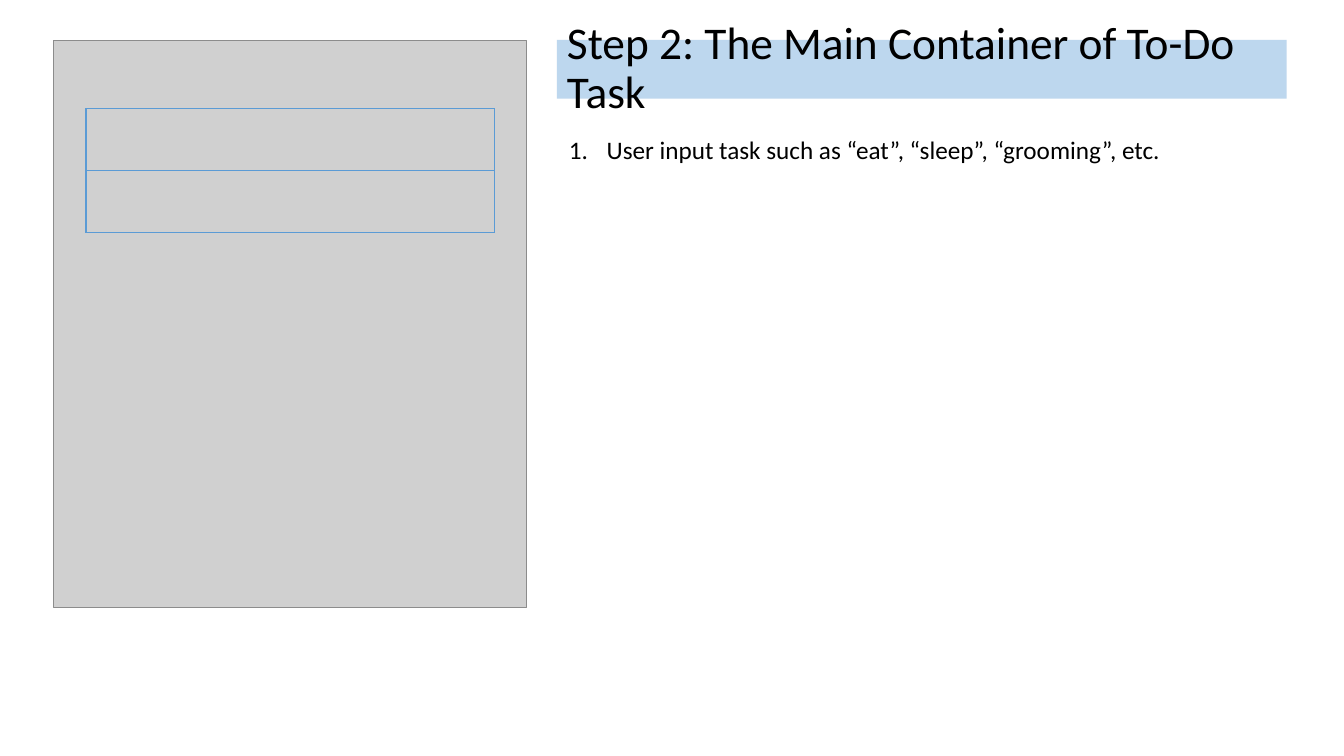
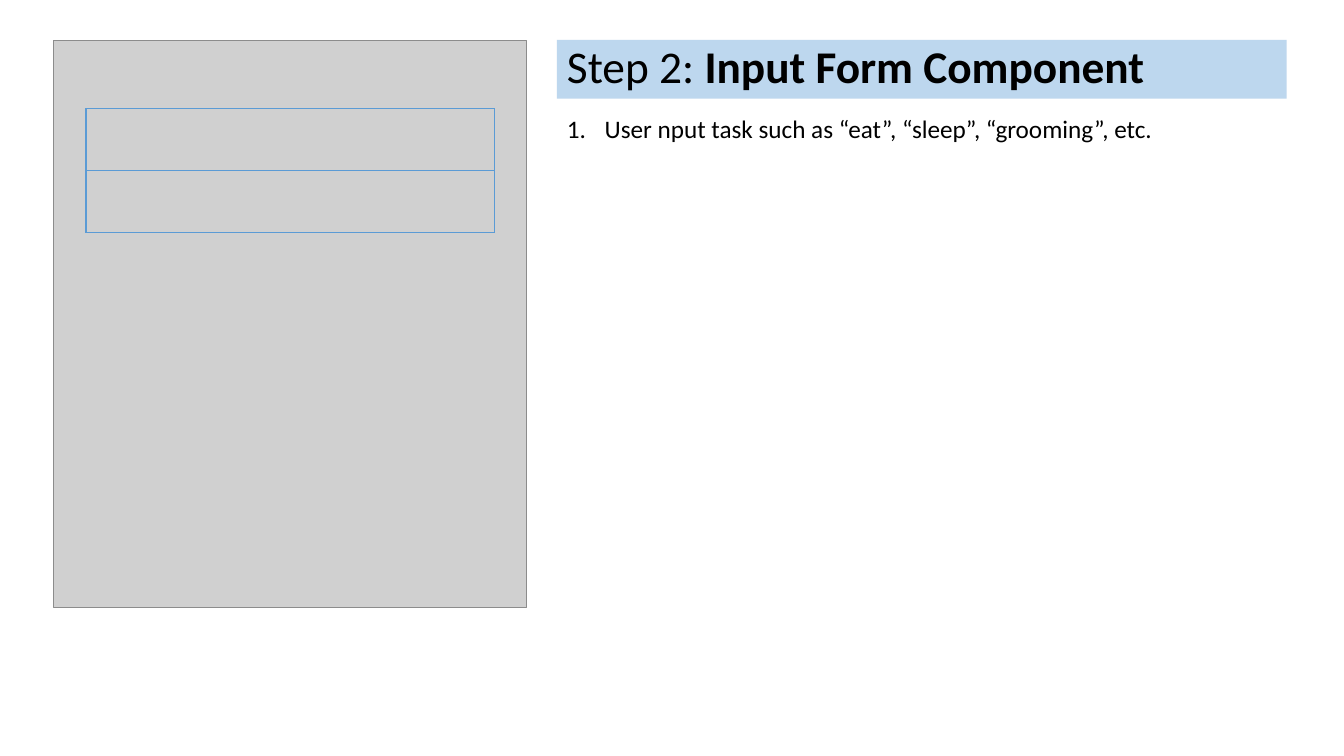
Before and after one commit to jia-von/react-app-planning-assignment, a slide deck: slide 7 of To-Do-App-Illustrations/React To-Do Planning Assignment.pptx (slide 6 before the commit). Drawn at 1344x756 pixels with LibreOffice and Linux fonts; fonts in the diff are those of the drawing; grey boxes stand for pictures. Boxes give left, top, right and bottom in pixels: in the first picture for what was removed or moved away, otherwise in the second. Text is boxed around its words. In the diff, an @@ line names an element or a change of style, - is before the commit and + after.

```diff
--- a/To-Do-App-Illustrations/React To-Do Planning Assignment.pptx
+++ b/To-Do-App-Illustrations/React To-Do Planning Assignment.pptx
@@ title at (x1=567, y1=53, x2=1144, y2=91): text changed; bold on @@
-Step 2: The Main Container of To-Do Task
+Step 2: Input Form Component
@@ text at (x1=605, y1=120, x2=1152, y2=143): text changed @@
-1. User input task such as “eat”, “sleep”, “grooming”, etc.
+1. User nput task such as “eat”, “sleep”, “grooming”, etc.
```
Also in this commit, not shown: 4 other slides changed, 1 slide added, 3 other files.
